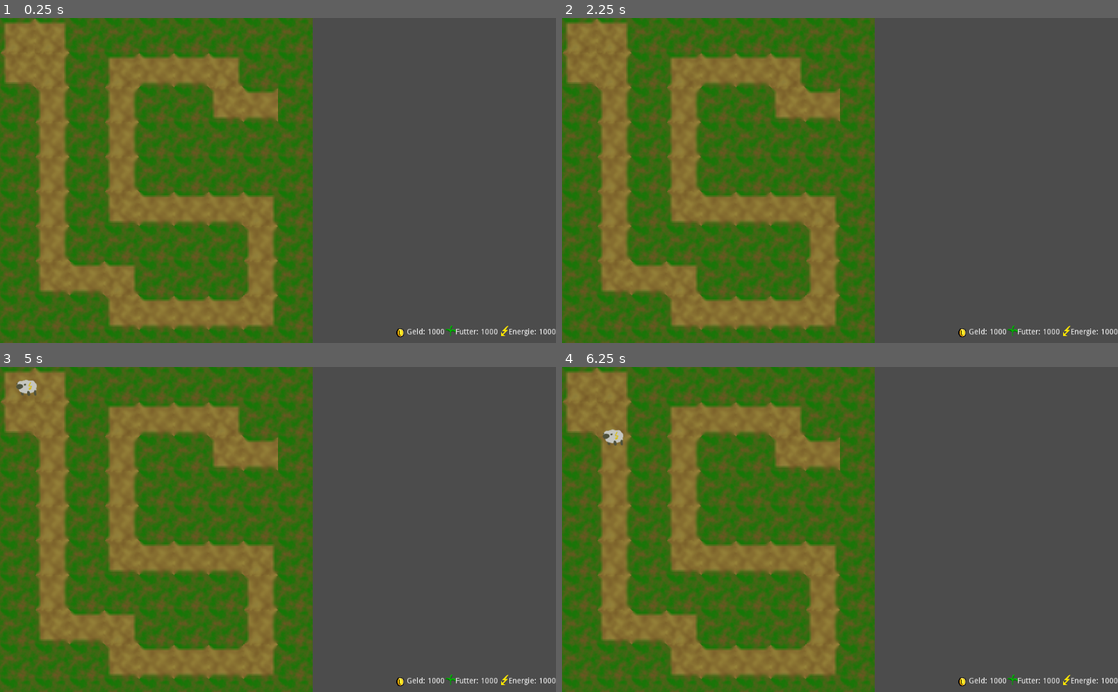
Above: before the commit, frames 1-4 (two rows, left to right).
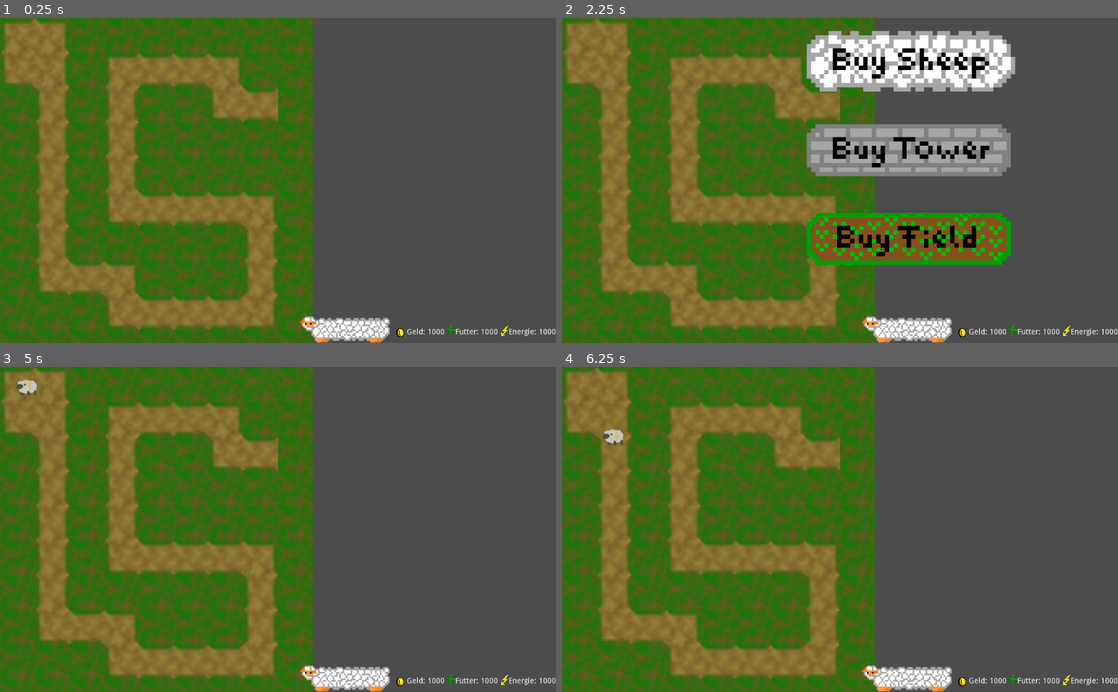
Above: after the commit, the same moments.

Repository: winnerbyhabit/bifigamejamWS19
Game: Godot game, scene res://Game.tscn
The game is run twice, just before and just after one commit, with the same random seed, the same clock (stepped at 60 frames per second) and the same inputs. The project has no main scene, so this scene is started directly.
Inputs (mouse positions are in pixels of both pictures, inside the frame that each line leads up to):
- Up to frame 1 (0.25 s): no input
- Up to frame 2 (2.25 s): click (906, 330) at 0.52 s; click (912, 60) at 1.27 s; click (906, 330) at 2.02 s
- Up to frame 3 (5 s): click (350, 500) at 2.77 s; click (344, 679) at 3.52 s; click (350, 588) at 4.27 s
- Up to frame 4 (6.25 s): move the mouse to (962, 513) at 5.02 s; press the mouse at (962, 513) at 5.03 s; move the mouse to (728, 545) at 5.77 s; release the mouse at (728, 545) at 5.78 s; click (728, 545) at 5.85 s

The runs differ from the first frame. In frame 1, 1.0% of the frame differs, in the area x 53-71%, y 91-100%; in frame 2, 19%, in the area x 44-82%, y 3-100%; in frame 3, 1.0%; in frame 4, 1.0%.

Commit message:
tower placement menu

Diff:
--- a/project/GUI.gd
+++ b/project/GUI.gd
@@ -1,4 +1,6 @@
 extends Control
+
+signal add_tower
 
 # Called when the node enters the scene tree for the first time.
 func _ready():
@@ -15,3 +17,6 @@
 
 func set_energie(value):
 	$HBoxContainer/Energie/Value.text = value
+
+func _on_Shopping_add_tower():
+	emit_signal("add_tower")
--- a/project/GUI.tscn
+++ b/project/GUI.tscn
@@ -1,9 +1,10 @@
-[gd_scene load_steps=5 format=2]
+[gd_scene load_steps=6 format=2]
 
 [ext_resource path="res://GUI.gd" type="Script" id=1]
 [ext_resource path="res://assets/CoinMini.png" type="Texture" id=2]
 [ext_resource path="res://assets/Futter.png" type="Texture" id=3]
 [ext_resource path="res://assets/Energy.png" type="Texture" id=4]
+[ext_resource path="res://Shopmenu/Shopping.tscn" type="PackedScene" id=5]
 
 [node name="GUI" type="Control"]
 anchor_left = 1.0
@@ -99,3 +100,7 @@
 margin_right = 103.0
 margin_bottom = 27.0
 text = "1000"
+
+[node name="Shopping" parent="HBoxContainer" instance=ExtResource( 5 )]
+position = Vector2( -666.287, -549.081 )
+[connection signal="add_tower" from="HBoxContainer/Shopping" to="." method="_on_Shopping_add_tower"]
--- a/project/Game.tscn
+++ b/project/Game.tscn
@@ -15,3 +15,4 @@
 margin_top = 0.0
 margin_right = 1024.0
 margin_bottom = 600.0
+[connection signal="add_tower" from="GUI" to="TDGame" method="activate_tower_placement"]
--- a/project/Shopmenu/Shopping.gd
+++ b/project/Shopmenu/Shopping.gd
@@ -1,4 +1,4 @@
-extends CanvasLayer
+extends Node
 
 # Called when the node enters the scene tree for the first time.
 func _ready():
@@ -7,3 +7,25 @@
 signal add_sheep;
 signal add_tower;
 signal add_field;
+
+
+
+func _on_SheepButton_pressed():
+	toggle_menu()
+	emit_signal("add_sheep")
+
+
+func _on_TowerButton_pressed():
+	toggle_menu()
+	emit_signal("add_tower")
+
+func _on_FieldButton_pressed():
+	toggle_menu()
+	emit_signal("add_field")
+
+
+func _on_ShopButton_pressed():
+	toggle_menu()
+
+func toggle_menu():
+	$VBoxContainer.visible = not $VBoxContainer.visible
--- a/project/Shopmenu/Shopping.tscn
+++ b/project/Shopmenu/Shopping.tscn
@@ -1,43 +1,49 @@
-[gd_scene load_steps=5 format=2]
+[gd_scene load_steps=6 format=2]
 
-[ext_resource path="res://assets/Button_base.png" type="Texture" id=1]
-[ext_resource path="res://assets/Sheep_Button.png" type="Texture" id=2]
-[ext_resource path="res://assets/Tower_Button.png" type="Texture" id=3]
-[ext_resource path="res://assets/Field_Button_b.png" type="Texture" id=4]
+[ext_resource path="res://Shopmenu/Shopping.gd" type="Script" id=1]
+[ext_resource path="res://assets/Button_base.png" type="Texture" id=2]
+[ext_resource path="res://assets/Sheep_Button.png" type="Texture" id=3]
+[ext_resource path="res://assets/Tower_Button.png" type="Texture" id=4]
+[ext_resource path="res://assets/Field_Button_b.png" type="Texture" id=5]
 
 [node name="Shopping" type="Node2D"]
+editor/display_folded = true
+script = ExtResource( 1 )
 
 [node name="BackgroundYay" type="Sprite" parent="."]
 
-[node name="ShopButton" type="MenuButton" parent="."]
-margin_left = 599.214
-margin_top = 466.824
-margin_right = 837.214
-margin_bottom = 672.824
-text = "Shop"
-icon = ExtResource( 1 )
-switch_on_hover = true
+[node name="ShopButton" type="TextureButton" parent="."]
+margin_left = 478.329
+margin_top = 533.715
+margin_right = 670.329
+margin_bottom = 593.715
+texture_normal = ExtResource( 2 )
 
 [node name="VBoxContainer" type="VBoxContainer" parent="."]
-margin_left = 197.0
-margin_right = 837.0
-margin_bottom = 608.0
+visible = false
+margin_left = 324.0
+margin_top = -11.0
+margin_right = 836.0
+margin_bottom = 477.0
 alignment = 1
 
 [node name="SheepButton" type="TextureButton" parent="VBoxContainer"]
-margin_top = 60.0
-margin_right = 640.0
-margin_bottom = 220.0
-texture_normal = ExtResource( 2 )
+margin_right = 512.0
+margin_bottom = 160.0
+texture_normal = ExtResource( 3 )
 
 [node name="TowerButton" type="TextureButton" parent="VBoxContainer"]
-margin_top = 224.0
-margin_right = 640.0
-margin_bottom = 384.0
-texture_normal = ExtResource( 3 )
+margin_top = 164.0
+margin_right = 512.0
+margin_bottom = 324.0
+texture_normal = ExtResource( 4 )
 
 [node name="FieldButton" type="TextureButton" parent="VBoxContainer"]
-margin_top = 388.0
-margin_right = 640.0
-margin_bottom = 548.0
-texture_normal = ExtResource( 4 )
+margin_top = 328.0
+margin_right = 512.0
+margin_bottom = 488.0
+texture_normal = ExtResource( 5 )
+[connection signal="pressed" from="ShopButton" to="." method="_on_ShopButton_pressed"]
+[connection signal="pressed" from="VBoxContainer/SheepButton" to="." method="_on_SheepButton_pressed"]
+[connection signal="pressed" from="VBoxContainer/TowerButton" to="." method="_on_TowerButton_pressed"]
+[connection signal="pressed" from="VBoxContainer/FieldButton" to="." method="_on_FieldButton_pressed"]
--- a/project/TDGame/TDGame.gd
+++ b/project/TDGame/TDGame.gd
@@ -7,6 +7,23 @@
 var waves = []
 
 var threshold = 0
+
+var towerplacement_active = false
+
+export var gridsize = 64
+
+export var anzahl_kacheln = Vector2(8,9)
+
+func _input(event):
+	if towerplacement_active:
+		if Input.is_action_pressed("left_click"):
+			var click_position = event.position
+			click_position.x = floor(click_position.x / gridsize)
+			click_position.y = floor(click_position.y / gridsize)
+			if click_position.x >= 0 and click_position.x < anzahl_kacheln.x and click_position.y >= 0 and click_position.y < anzahl_kacheln.y:
+				place_tower(click_position)
+
+
 
 # Called when the node enters the scene tree for the first time.
 func _ready():
@@ -40,3 +57,10 @@
 	var goat = scene.instance()
 	add_child(goat)
 	goat.connect("win",self,"on_goat_win")
+
+func activate_tower_placement():
+	towerplacement_active = true
+
+func place_tower(position):
+	towerplacement_active = false
+	print('place tower on: ',position)
--- a/project/project.godot
+++ b/project/project.godot
@@ -49,6 +49,11 @@
 "events": [ Object(InputEventKey,"resource_local_to_scene":false,"resource_name":"","device":0,"alt":false,"shift":false,"control":false,"meta":false,"command":false,"pressed":false,"scancode":32,"unicode":0,"echo":false,"script":null)
  ]
 }
+left_click={
+"deadzone": 0.5,
+"events": [ Object(InputEventMouseButton,"resource_local_to_scene":false,"resource_name":"","device":-1,"alt":false,"shift":false,"control":false,"meta":false,"command":false,"button_mask":0,"position":Vector2( 0, 0 ),"global_position":Vector2( 0, 0 ),"factor":1.0,"button_index":1,"pressed":false,"doubleclick":false,"script":null)
+ ]
+}
 
 [rendering]
 
